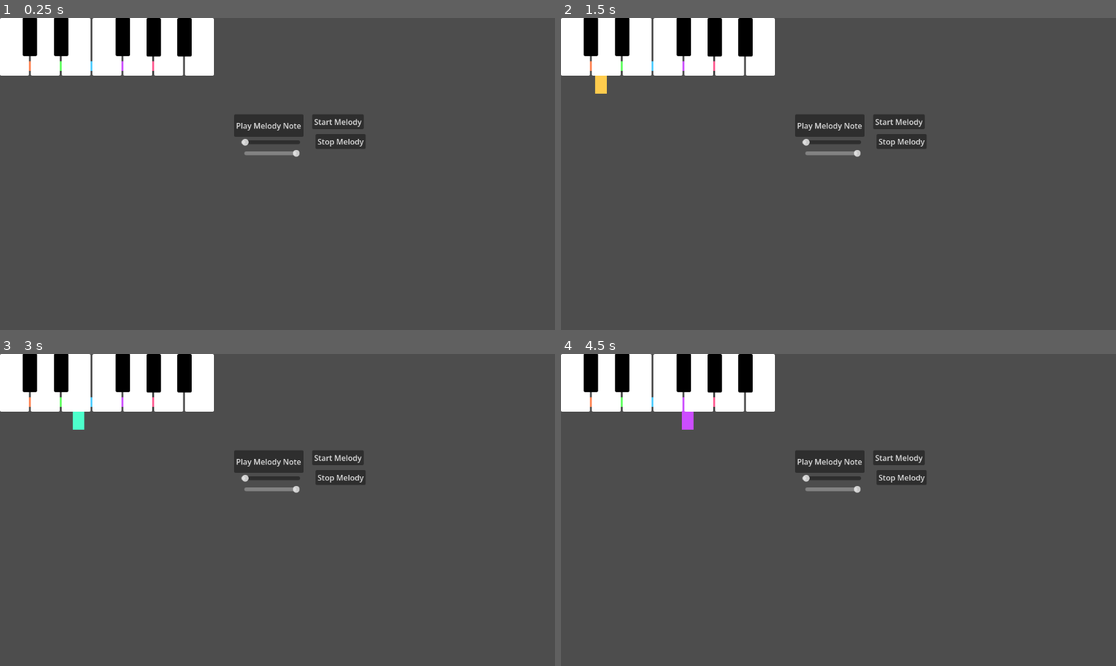
Above: before the commit, frames 1-4 (two rows, left to right).
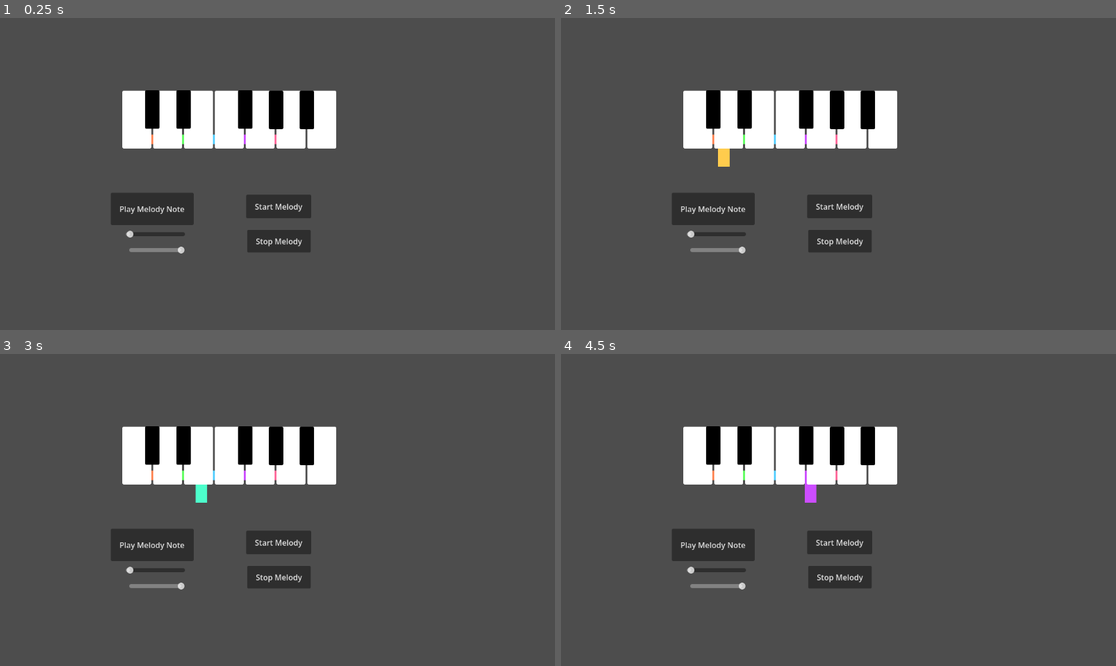
Above: after the commit, the same moments.

Repository: Askada21/Godot_Piano_Assignment-
Game: Godot game, scene res://piano.tscn
Two runs of this game, one before a commit and one after it. Both use one fixed random seed, a clock stepped at 60 frames per second and the inputs below.
Inputs (mouse positions are in pixels of both pictures, inside the frame that each line leads up to; where the layout moved, square brackets give the same spot in the first picture):
- Up to frame 1 (0.25 s): no input
- Up to frame 2 (1.5 s): click (699, 120) [577, 46] at 0.5 s; click (727, 120) [605, 46] at 1.25 s
- Up to frame 3 (3 s): click (199, 456) [77, 382] at 2 s; click (227, 456) [105, 382] at 2.75 s
- Up to frame 4 (4.5 s): click (821, 456) [699, 382] at 3.5 s; click (849, 456) [727, 382] at 4.25 s

The runs differ from the first frame. In frame 1, 18% of the frame differs, in the area x 0-66%, y 0-76%; in frame 2, 18%; in frame 3, 18%; in frame 4, 18%.

Commit message:
Final project

Diff:
--- a/piano.gd
+++ b/piano.gd
@@ -1,9 +1,12 @@
 extends Node2D
 
-@onready var volume_slider = $UI/VolumeSlider
-@onready var pitch_slider = $UI/PitchSlider
-@onready var melody_timer = $MelodyTimer
 
+# These variables find nodes in the scene automatically when the game starts
+@onready var volume_slider = $UI/VolumeSlider # slider that controls loudness
+@onready var pitch_slider = $UI/PitchSlider # slider that controls pitch
+@onready var melody_timer = $MelodyTimer # timer for automatic melody
+
+# Sound file paths
 var note_paths = {
 	"C":  "res://sounds/C.wav",
 	"D":  "res://sounds/D.wav",
@@ -20,6 +23,7 @@
 	"As": "res://sounds/As.wav"
 }
 
+# Notes
 var key_map = {
 	KEY_A: "C",
 	KEY_W: "Cs",
@@ -35,34 +39,48 @@
 	KEY_J: "B"
 }
 
+# List of notes used for automatic melody
 var melody_pattern = ["C", "D", "E", "G", "A", "G", "E", "D"]
+# Keeps track of which note we are on in the melody
 var melody_index = 0
 
+# Function: plays a note
 func play_note(note):
+	# Create a new audio player
 	var p = AudioStreamPlayer.new()
 	add_child(p)
 
+	# Load the sound file for this note; set volume; set pitch
 	p.stream = load(note_paths[note])
 	p.volume_db = linear_to_db(volume_slider.value)
 	p.pitch_scale = pitch_slider.value
 
+	# Play the sound
 	p.play()
 	p.finished.connect(p.queue_free)
 
+	# Find the visualizer bars
 	var visualizer = get_node_or_null("Visualizer")
+	# If it exists => tell it to animate this note
 	if visualizer:
 		visualizer.pulse_note(note)
 
 func _input(event):
+	# Check if key is pressed
 	if event is InputEventKey and event.pressed and not event.echo:
+		# If this key exists in our map
 		if key_map.has(event.keycode):
 			play_note(key_map[event.keycode])
 
+# Plays the next note in the melody list
 func play_next_melody_note():
+	# Get current note from list
 	var note = melody_pattern[melody_index]
 	play_note(note)
 
+	# Move to next note
 	melody_index += 1
+	# If we reach end => go back to start
 	if melody_index >= melody_pattern.size():
 		melody_index = 0
 
--- a/piano.tscn
+++ b/piano.tscn
@@ -322,9 +322,10 @@
 custom_minimum_size = Vector2(0, 180)
 layout_mode = 3
 anchors_preset = 0
-offset_left = 1.0
-offset_right = 1000.0
-offset_bottom = 180.0
+offset_left = 5.0
+offset_top = -38.0
+offset_right = 1004.0
+offset_bottom = 142.0
 mouse_filter = 2
 script = ExtResource("2_rkxpl")
 
@@ -333,8 +334,10 @@
 anchors_preset = 15
 anchor_right = 1.0
 anchor_bottom = 1.0
-offset_right = 1252.0
-offset_bottom = 140.0
+offset_left = 251.0
+offset_top = 190.0
+offset_right = 1503.0
+offset_bottom = 330.0
 grow_horizontal = 2
 grow_vertical = 2
 
@@ -395,7 +398,8 @@
 [node name="Bar9" type="ColorRect" parent="Visualizer/Bars" unique_id=940088481]
 custom_minimum_size = Vector2(24, 20)
 layout_mode = 0
-offset_right = 40.0
+offset_left = 1.0
+offset_right = 42.0
 offset_bottom = 40.0
 
 [node name="Bar10" type="ColorRect" parent="Visualizer/Bars" unique_id=392690257]
@@ -418,8 +422,10 @@
 [node name="Keyboard" type="Control" parent="." unique_id=1215975832]
 layout_mode = 3
 anchors_preset = 0
-offset_right = 40.0
-offset_bottom = 40.0
+offset_left = 254.0
+offset_top = 151.0
+offset_right = 688.0
+offset_bottom = 311.0
 
 [node name="WhiteKeys" type="HBoxContainer" parent="Keyboard" unique_id=1673620666]
 layout_mode = 0
@@ -538,42 +544,44 @@
 
 [node name="VolumeSlider" type="HSlider" parent="UI" unique_id=1653354783]
 layout_mode = 0
-offset_right = 123.0
-offset_bottom = 16.0
+offset_left = -239.0
+offset_top = 191.0
+offset_right = -116.0
+offset_bottom = 207.0
 value = 1.0
 
 [node name="PitchSlider" type="HSlider" parent="UI" unique_id=1857537859]
 layout_mode = 0
-offset_left = 7.0
-offset_top = 23.0
-offset_right = 123.0
-offset_bottom = 39.0
+offset_left = -232.0
+offset_top = 224.0
+offset_right = -116.0
+offset_bottom = 240.0
 max_value = 2.0
 value = 2.0
 
 [node name="MelodyButton" type="Button" parent="UI" unique_id=95301415]
 layout_mode = 0
-offset_left = -14.0
-offset_top = -50.0
-offset_right = 130.0
-offset_bottom = -3.0
+offset_left = -270.0
+offset_top = 113.0
+offset_right = -98.0
+offset_bottom = 180.0
 text = "Play Melody Note
 "
 
 [node name="StartButton" type="Button" parent="UI" unique_id=52295201]
 layout_mode = 0
-offset_left = 148.0
-offset_top = -50.0
-offset_right = 255.0
-offset_bottom = -19.0
+offset_left = 11.0
+offset_top = 117.0
+offset_right = 146.0
+offset_bottom = 166.0
 text = "Start Melody"
 
 [node name="StopButton" type="Button" parent="UI" unique_id=1118694584]
 layout_mode = 0
-offset_left = 155.0
-offset_top = -9.0
-offset_right = 259.0
-offset_bottom = 22.0
+offset_left = 13.0
+offset_top = 190.0
+offset_right = 145.0
+offset_bottom = 237.0
 text = "Stop Melody"
 
 [node name="MelodyTimer" type="Timer" parent="." unique_id=1165926571]
--- a/visualizer.gd
+++ b/visualizer.gd
@@ -4,6 +4,7 @@
 
 var energies: Array[float] = []
 
+# This dictionary connects each note to a bar number
 var note_to_bar = {
 	"C": 0,
 	"Cs": 1,
@@ -19,11 +20,14 @@
 	"B": 11
 }
 
+# It tells the script which note belongs to each bar
 var bar_to_note = [
 	"C", "Cs", "D", "Ds", "E", "F",
 	"Fs", "G", "Gs", "A", "As", "B"
 ]
 
+# This controls the horizontal position of each note bar
+# Change these numbers to move individual bars left or right
 var note_x = {
 	"C": 0,
 	"Cs": 25,
@@ -39,6 +43,7 @@
 	"B": 280
 }
 
+# Colors for the 12 visualizer bars.
 var bar_colors = [
 	Color("ff4d4dff"),
 	Color("ff804dff"),
@@ -60,12 +65,16 @@
 const TOP_MARGIN := 90.0
 const LEFT_MARGIN := 20.0
 
+# This runs once when the game starts
 func _ready():
+	# Make the energies array the same size as the number of bars
 	energies.resize(bars.size())
 
 	for i in range(bars.size()):
+		# Start each bar with no energy
 		energies[i] = 0.0
 
+		# Get the current bar
 		var bar = bars[i]
 
 		if bar is ColorRect:
